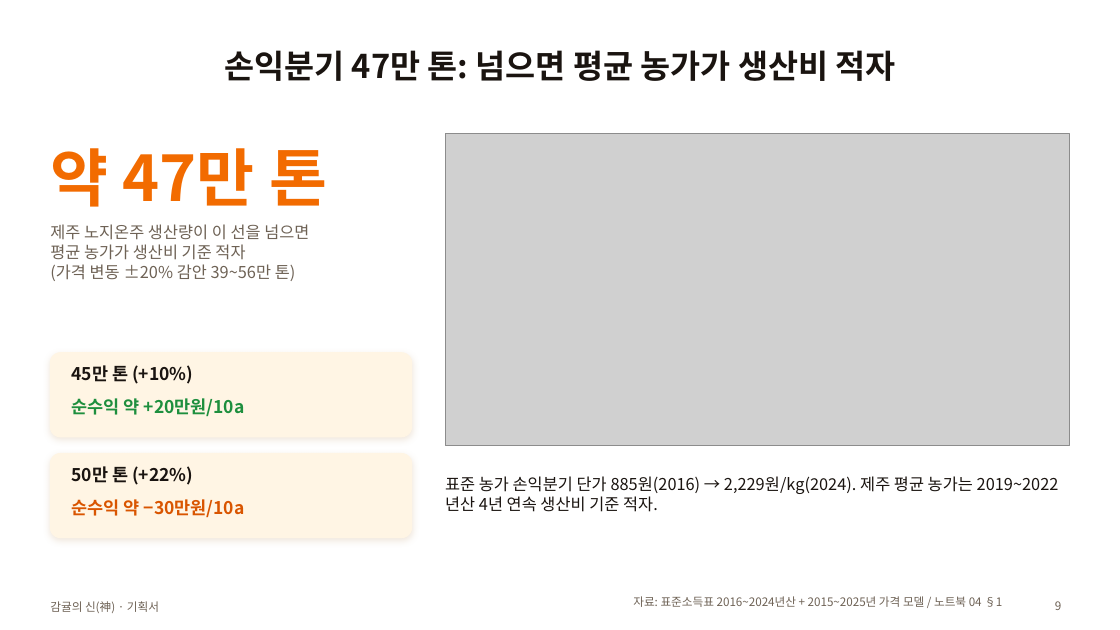
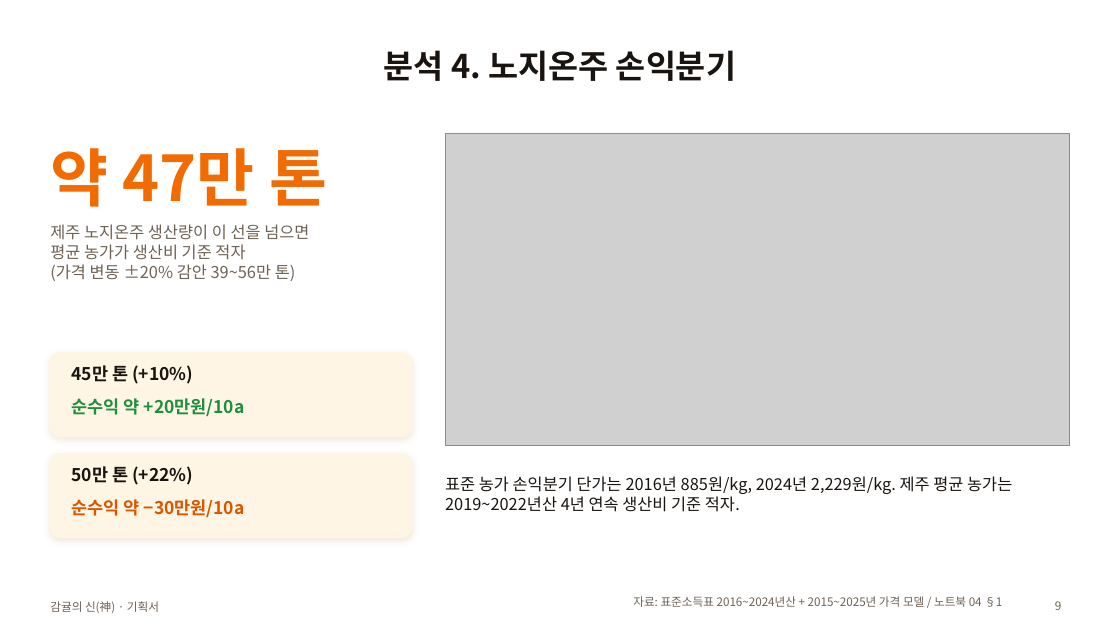
Before and after one commit to Jeju-Citrus-Analysis-Agent/Citrus-Analysis, a slide deck: slide 9 of docs/submission/00_기획서.pptx. Drawn at 1120x630 pixels with LibreOffice and Linux fonts; fonts in the diff are those of the drawing; grey boxes stand for pictures. Boxes give left, top, right and bottom in pixels: in the first picture for what was removed or moved away, otherwise in the second. Text is boxed around its words. In the diff, an @@ line names an element or a change of style, - is before the commit and + after.

```diff
--- a/docs/submission/00_기획서.pptx
+++ b/docs/submission/00_기획서.pptx
@@ title at [384, 50, 736, 81]: text changed @@
-손익분기 47만 톤: 넘으면 평균 농가가 생산비 적자
+분석 4. 노지온주 손익분기
@@ text at [445, 476, 1012, 512]: text changed @@
-표준 농가 손익분기 단가 885원(2016) → 2,229원/kg(2024). 제주 평균 농가는 2019~2022년산 4년 연속 생산비 기준 적자.
+표준 농가 손익분기 단가는 2016년 885원/kg, 2024년 2,229원/kg. 제주 평균 농가는 2019~2022년산 4년 연속 생산비 기준 적자.
```
Also in this commit, not shown: 13 other slides changed, 8 other files.
